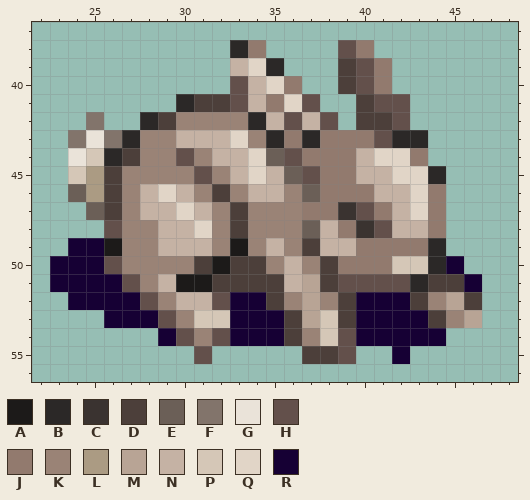
Two states of a sprite sheet, images/items/dead-rabbit-white.png. The picture above is the old version.
The file is 72x72 pixels. Shown: x 22..48, y 37..56.
Palette (. is transparent): A #1c1a19  B #2b2827  C #3a3330  D #4c3f3a  E #6b5f57  F #82746b  G #eae3d9  H #63504b  J #927a6e  K #9a8376  L #ab9b83  M #b8a495  N #c5b2a4  P #d5c7b7  Q #e1d5c7  R #160034
The same view after the edit:
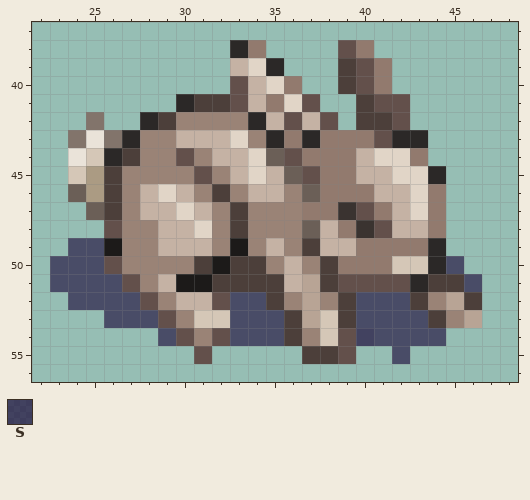
Colours new in this view: S #160034a7
Diff:
colour R: #160034 -> #16003499
y 54: x 40 R -> S
Pixel boxes of the changes (left, top, right, bottom) in both pictures:
changed: (50, 238, 284, 346)
changed: (356, 256, 482, 364)
